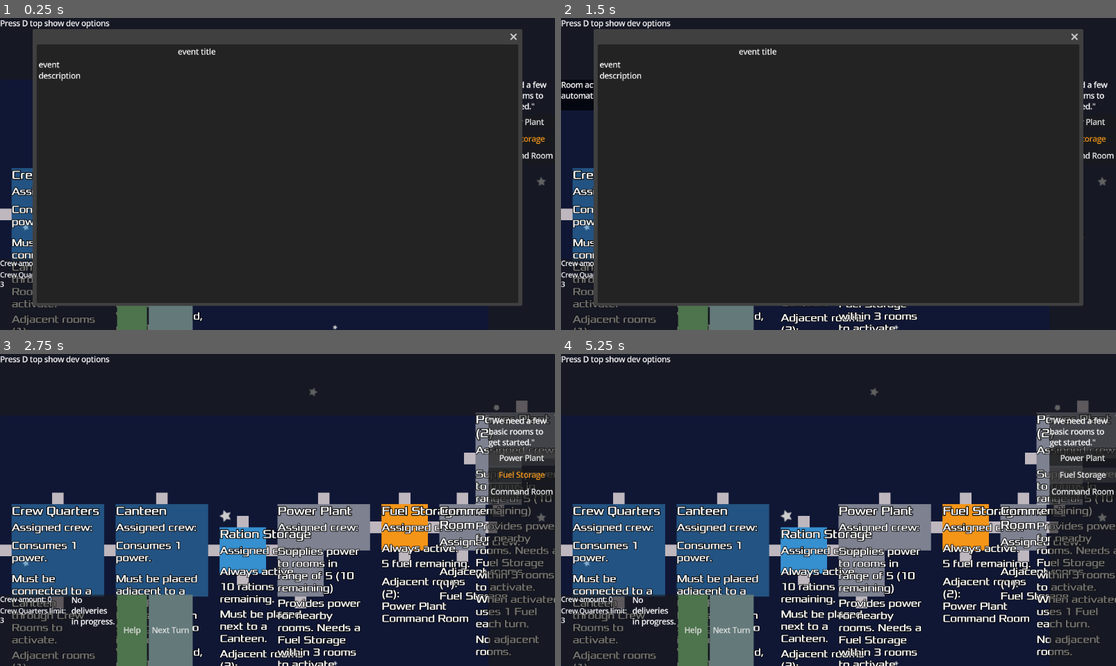
Above: before the commit, frames 1-4 (two rows, left to right).
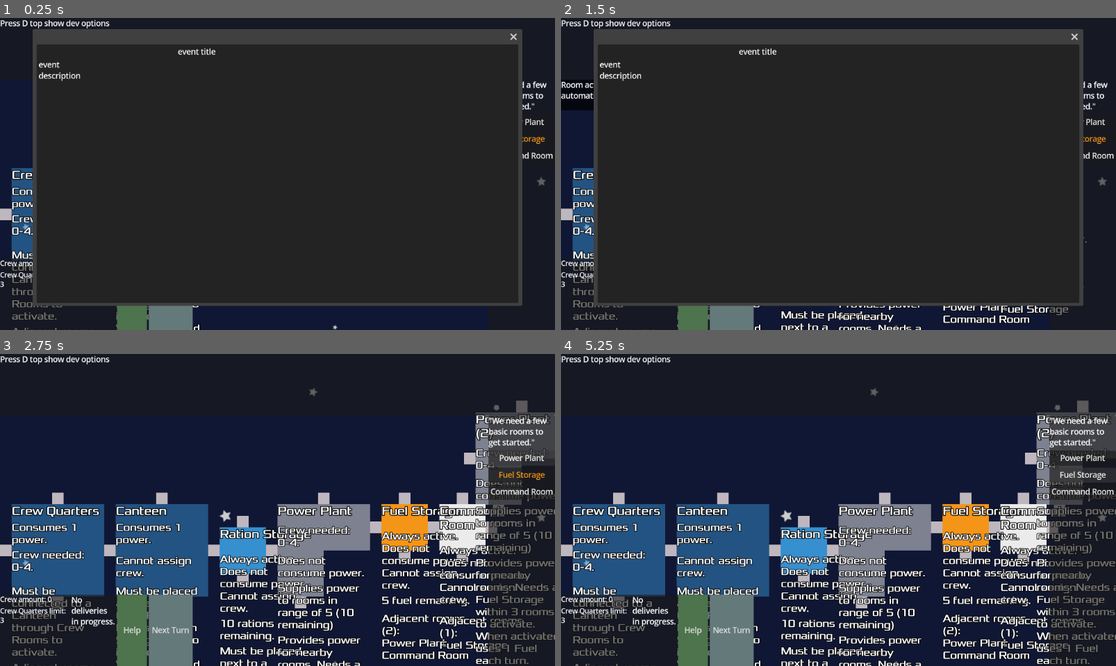
Above: after the commit, the same moments.

Repository: juhanikat/mothership
Game: Godot game, scene res://scenes/main.tscn
Same seed, same stepped clock (60 frames per second), same inputs: the game is played once before the commit and once after it. The engine's default icon, where the game draws it, is replaced by a stand-in: a white triangle on a blue panel in a dark square.
Inputs:
- Up to frame 1 (0.25 s): no input
- Up to frame 2 (1.5 s): click "Next Turn" at 0.5 s; click "Next Turn" at 1.25 s
- Up to frame 3 (2.75 s): click "Power Plant" at 2 s
- Up to frame 4 (5.25 s): click "Fuel Storage" at 2.75 s; click "Command Room" at 3.5 s; click "Power Plant" at 4.25 s; click "Fuel Storage" at 5 s

The runs differ from the first frame. In frame 1, 1.0% of the frame differs, in the area x 2-37%, y 54-100%; in frame 2, 2.5%; in frame 3, 17%; in frame 4, 17%, in the area x 2-100%, y 29-100%.

Commit message:
added min and max crew amounts to rooms, other small fixes

Diff:
--- a/data_scripts/RoomData.gd
+++ b/data_scripts/RoomData.gd
@@ -73,7 +73,10 @@
 	"room_shape": RoomShape.SmallSquareShape,
 	"room_desc": "",
 	"room_category": RoomCategory.SPECIAL_ROOM,
-	"power_usage": 0
+	"power_usage": 0,
+	"crew_needed": {"min": 0, "max": 0},
+	"always_activated": true,
+
 }
 
 const _power_plant_data: Dictionary[String, Variant] = {
@@ -82,6 +85,7 @@
 	"room_desc": "Provides power for nearby rooms. Needs a Fuel Storage within 3 rooms to activate. When activated, uses 1 Fuel each turn.",
 	"room_category": RoomCategory.SPECIAL_ROOM,
 	"power_usage": 0,
+	"crew_needed": {"min": 0, "max": 4},
 	"power_supply": {"capacity": 10, "range": 5}
 }
 
@@ -90,7 +94,8 @@
 	"room_shape": RoomShape.BigSquareShape,
 	"room_desc": "Allows importing resources such as fuel. Each delivery takes 3 turns to complete, and the room is locked in a powered state during that time.",
 	"room_category": RoomCategory.SPECIAL_ROOM,
-	"power_usage": 1
+	"power_usage": 1,
+	"crew_needed": {"min": 0, "max": 0},
 }
 
 
@@ -104,6 +109,7 @@
 	"room_category": RoomCategory.CREW_ROOM,
 	"power_usage": 1,
 	"crew_amount": 4,
+	"crew_needed": {"min": 0, "max": 4},
 	"cannot_be_deactivated": true
 }
 
@@ -112,7 +118,8 @@
 	"room_shape": RoomShape.BigSquareShape,
 	"room_desc": "Must be placed adjacent to a Crew Room. Needs a Ration Storage next to it to activate. When activated, uses 1 Ration each turn.",
 	"room_category": RoomCategory.CREW_ROOM,
-	"power_usage": 1
+	"power_usage": 1,
+	"crew_needed": {"min": 0, "max": 0},
 }
 
 const _lavatory_data: Dictionary[String, Variant] = {
@@ -120,7 +127,8 @@
 	"room_shape": RoomShape.TShape,
 	"room_desc": "Must be placed adjacent to a Crew Room. There must be a Waste Processing Plant on the station to activate.",
 	"room_category": RoomCategory.CREW_ROOM,
-	"power_usage": 1
+	"power_usage": 1,
+	"crew_needed": {"min": 0, "max": 0},
 }
 
 const _ration_storage_data: Dictionary[String, Variant] = {
@@ -130,7 +138,8 @@
 	"room_category": RoomCategory.CREW_ROOM,
 	"always_activated": true,
 	"power_usage": 0,
-	"rations_amount": 10
+	"rations_amount": 10,
+	"crew_needed": {"min": 0, "max": 0},
 }
 
 
@@ -143,7 +152,8 @@
 					Adds one fuel to the nearest Fuel Storage for every two lavatories
 					that are activated at the end of the turn.",
 	"room_category": RoomCategory.MAINTENANCE_ROOM,
-	"power_usage": 2
+	"power_usage": 2,
+	"crew_needed": {"min": 0, "max": 0},
 }
 
 const _cable_duct_data: Dictionary[String, Variant] = {
@@ -152,7 +162,8 @@
 	"room_desc": "",
 	"room_category": RoomCategory.MAINTENANCE_ROOM,
 	"power_usage": 0,
-	"accessible_by_crew": false
+	"accessible_by_crew": false,
+	"crew_needed": {"min": 0, "max": 0},
 }
 
 const _fuel_storage_data: Dictionary[String, Variant] = {
@@ -162,7 +173,8 @@
 	"room_category": RoomCategory.MAINTENANCE_ROOM,
 	"power_usage": 0,
 	"always_activated": true,
-	"fuel_amount": 5
+	"fuel_amount": 5,
+	"crew_needed": {"min": 0, "max": 0},
 }
 
 const _placeholder_room_data: Dictionary[String, Variant] = {
@@ -171,7 +183,8 @@
 	"room_desc": "A placeholder room can be replaced by another room of the same size.",
 	"room_category": RoomCategory.MAINTENANCE_ROOM,
 	"power_usage": 0,
-	"always_deactivated": true
+	"always_deactivated": true,
+	"crew_needed": {"min": 0, "max": 0},
 }
 
 
@@ -185,7 +198,8 @@
 	"room_category": RoomCategory.LUXURY_ROOM,
 	"power_usage": 0,
 	"crew_quarters_limit_increase": 2,
-	"always_activated": true
+	"always_activated": true,
+	"crew_needed": {"min": 0, "max": 0},
 }
 
 
@@ -197,7 +211,8 @@
 	"room_shape": RoomShape.LShape,
 	"room_desc": "",
 	"room_category": RoomCategory.RESEARCH_ROOM,
-	"power_usage": 1
+	"power_usage": 1,
+	"crew_needed": {"min": 0, "max": 0},
 }
 
 const _weapons_research_data: Dictionary[String, Variant] = {
@@ -205,7 +220,8 @@
 	"room_shape": RoomShape.TShape,
 	"room_desc": "Unlocks new rooms.",
 	"room_category": RoomCategory.RESEARCH_ROOM,
-	"power_usage": 1
+	"power_usage": 1,
+	"crew_needed": {"min": 0, "max": 0},
 }
 
 const _data_analysis_data: Dictionary[String, Variant] = {
@@ -213,7 +229,8 @@
 	"room_shape": RoomShape.LShape,
 	"room_desc": "If activated at the start of a turn, adds an extra room option to choose from.",
 	"room_category": RoomCategory.RESEARCH_ROOM,
-	"power_usage": 1
+	"power_usage": 1,
+	"crew_needed": {"min": 0, "max": 0},
 }
 
 
@@ -225,5 +242,6 @@
 	"room_shape": RoomShape.SmallSquareShape,
 	"room_desc": "Contains weapons to help your crew fight intruders.",
 	"room_category": RoomCategory.EMERGENCY_ROOM,
-	"power_usage": 1
-}
+	"power_usage": 1,
+	"crew_needed": {"min": 0, "max": 0},
+	}
--- a/gameplay_scripts/room/RoomGameplay.gd
+++ b/gameplay_scripts/room/RoomGameplay.gd
@@ -11,6 +11,7 @@
 var accessible_by_crew: bool = true
 
 var power_usage: int
+var crew_needed = {} # with keys "min" and "max", if assigned crew is less than min, the room cannot be activated.
 
 # FOR CARGO BAY
 var order_in_progress: bool = false
@@ -25,12 +26,12 @@
 var rations_remaining: int = 0
 
 # FOR POWER SUPPLIERS
-var power_supply = { }
+var power_supply = { } # "capacity" and "range"
 var supplies_to: Array[Room] = []
 
 # FOR CREW SUPPLIERS
 var crew_amount: int = 0 # amount of Crew this CrewQuarters will give once activated
-var living_crew: Array[CrewMember] = [] # Array of CrewMembers sleeping here NOTE not used atm?
+# NOTE: Assigned crew are children of a node in the Room scene, there is no list for them
 var _data: Dictionary[String, Variant]
 
 @onready var parent_room: Room
@@ -63,6 +64,7 @@
 		rations_remaining = _data["rations_amount"]
 
 	power_usage = _data["power_usage"]
+	crew_needed = _data["crew_needed"]
 
 	always_activated = _data.get("always_activated", false)
 	always_deactivated = _data.get("always_deactivated", false)
@@ -71,6 +73,12 @@
 
 	GlobalSignals.room_connected.connect(_on_room_connected)
 	GlobalSignals.cargo_bay_order_made.connect(_on_cargo_bay_order_made)
+
+
+func get_crew() -> Array[CrewMember]:
+	var all_crew_nodes: Array[CrewMember] = []
+	all_crew_nodes.assign(parent_room.crew_member_node.get_children())
+	return all_crew_nodes
 
 
 ## Called when a deactivated room is middle-clicked. Calls lots of other functions depending on room type.
@@ -86,6 +94,11 @@
 		sufficient_power_supplier = _find_power_supplier()
 		if not sufficient_power_supplier:
 			return false
+
+	if len(get_crew()) < crew_needed.min:
+		GlobalNotice.display("Cannot activate room: It needs at least %s crew members." % [str(crew_needed.min)], "warning")
+		return false
+
 
 	activated = _try_to_activate()
 	if activated:
@@ -131,18 +144,48 @@
 
 
 ## Assings a crew member to this room, removing them from their previous room. Also updates both affected room_info nodes.
-func assign_crew(crew_member: CrewMember) -> void:
+func assign_crew(crew_member: CrewMember) -> bool:
+	if len(get_crew()) == crew_needed.max:
+		GlobalNotice.display("Cannot assign crew to %s: The maximum amount is %s." % [str(parent_room.room_name), str(crew_needed.min)], "warning")
+		return false
+
 	var previous_room: Room = crew_member.assigned_to
 	if previous_room:
 		if previous_room == parent_room:
-			return
-		previous_room.crew_member_node.remove_child(crew_member)
-		previous_room.room_info.update_assigned_crew_container(previous_room.crew_member_node.get_children())
+			return false
+		var crew_unassigned = previous_room.gameplay._unassign_crew(crew_member)
+		if not crew_unassigned:
+			return false
+
 	crew_member.assigned_to = parent_room
 	parent_room.crew_member_node.add_child(crew_member)
 	parent_room.room_info.update_assigned_crew_container(parent_room.crew_member_node.get_children())
 	crew_member.hide()
 	parent_room.highlight(1)
+
+	match parent_room_type:
+		RoomType.POWER_PLANT:
+			power_supply.capacity += 5
+			parent_room.room_info.update_power_supply_label(power_supply)
+
+	return true
+
+## Only call this if the crew member is actually assigned here.
+func _unassign_crew(crew_member: CrewMember) -> bool:
+	assert(crew_member in parent_room.crew_member_node.get_children(), "Crew member is not assigned to this room.")
+	if len(get_crew()) == crew_needed.min:
+		GlobalNotice.display("Cannot unassign crew from %s: It needs at least %s crew members." % [str(parent_room.room_name), str(crew_needed.min)], "warning")
+		return false
+
+	parent_room.crew_member_node.remove_child(crew_member)
+	parent_room.room_info.update_assigned_crew_container(parent_room.crew_member_node.get_children())
+	crew_member.assigned_to = null
+
+	match parent_room_type:
+		RoomType.POWER_PLANT:
+			power_supply.capacity -= 5
+
+	return true
 
 
 ## Called by main when the turn is advanced. Does not listen to a signal because things need to be done in order,
--- a/gameplay_scripts/room/room.gd
+++ b/gameplay_scripts/room/room.gd
@@ -162,8 +162,9 @@
 				# there should be only one CrewMember in the picked_crew Array
 				picked_crew[0].picked = false
 				picked_crew[0].hide()
-				gameplay.assign_crew(picked_crew[0])
-				GlobalNotice.display("Moved crew member to another room.")
+				var crew_assigned = gameplay.assign_crew(picked_crew[0])
+				if crew_assigned:
+					GlobalNotice.display("Moved crew member to another room.")
 			else:
 				var assigned_crew = get_tree().get_nodes_in_group("CrewMember").filter(func(crew: CrewMember): return crew.assigned_to == self)
 				if len(assigned_crew) > 0:
--- a/gameplay_scripts/room/room_info.gd
+++ b/gameplay_scripts/room/room_info.gd
@@ -5,6 +5,7 @@
 @export var assigned_crew_members_container_label: RichTextLabel
 @export var room_name_label: RichTextLabel
 @export var power_usage_label: RichTextLabel
+@export var crew_needed_label: RichTextLabel
 @export var traits_label: RichTextLabel
 @export var resource_label: RichTextLabel
 @export var description_label: RichTextLabel
@@ -14,9 +15,10 @@
 var crew_member_scene = load("res://scenes/crew_member.tscn")
 
 # used to easily change e.g. which labels should be hidden if the room is not hovered over
+# MANUAL means that the element is explicitly shown using show() in code.
 @onready var show_element = {
 	assigned_crew_members_container: "ON_HOVER",
-	assigned_crew_members_container_label: "ON_HOVER",
+	assigned_crew_members_container_label: "MANUAL",
 	room_name_label: "ALWAYS",
 	power_usage_label: "ALWAYS",
 	traits_label: "ON_HOVER",
@@ -27,13 +29,17 @@
 
 var parent_room: Room
 var relative_pos = Vector2(-150, -75)
+var default_size: Vector2 # this is set to be the same size as the node appears in the editor
 var hovering: bool = false
 
 var crew_texture = load("res://icon.svg")
 
 func _ready() -> void:
+	default_size = size
+	assigned_crew_members_container_label.hide()
 	for element in show_element:
 		# show everything while the room is being placed
+		if show_element[element] != "MANUAL":
 			element.show()
 
 
@@ -47,6 +53,12 @@
 	else:
 		room_name_label.text = _data["room_name"]
 
+	traits_label.text = ""
+	if "always_activated" in _data:
+		traits_label.text += "Always active. \n"
+	if "always_deactivated" in _data:
+		traits_label.text += "Cannot be activated. \n"
+
 	var power_usage = _data["power_usage"]
 	if power_usage == 0:
 		power_usage_label.text = ""
@@ -54,11 +66,12 @@
 	else:
 		power_usage_label.text = "Consumes %s power." % [str(power_usage)]
 
-	traits_label.text = ""
-	if "always_activated" in _data:
-		traits_label.text += "Always active. \n"
-	if "always_deactivated" in _data:
-		traits_label.text += "Cannot be activated. \n"
+	var crew_needed = _data["crew_needed"]
+	if crew_needed.min == 0 and crew_needed.max == 0:
+		crew_needed_label.text = ""
+		traits_label.text += "Cannot assign crew. \n"
+	else:
+		crew_needed_label.text = "Crew needed: %s-%s." % [str(crew_needed.min), str(crew_needed.max)]
 
 	resource_label.text = ""
 
@@ -90,17 +103,13 @@
 			continue
 		info_node.hide()
 
-	#var stylebox: StyleBoxFlat = get_theme_stylebox("panel").duplicate()
-	#stylebox.set("bg_color", Color(0.0, 0.0, 0.0, 1.0))
-	#add_theme_stylebox_override("panel", stylebox)
-
 
 func shrink_info() -> void:
 	for element in show_element:
 		if show_element[element] == "ON_HOVER":
 			element.hide()
 	z_index = 0
-	reset_size()
+	set_size(default_size)
 
 	var stylebox: StyleBoxFlat = get_theme_stylebox("panel").duplicate()
 	stylebox.set("bg_color", Color(0.0, 0.0, 0.0, 0.0))
@@ -140,3 +149,7 @@
 		crew_name_label.text = crew_member.crewmember_name
 		parent_room.room_info.assigned_crew_members_container.add_child(crew_name_label)
 		crew_name_label.show()
+	if len(current_crew) == 0:
+		assigned_crew_members_container_label.hide()
+	else:
+		assigned_crew_members_container_label.show()
--- a/global_scripts/EventData.gd
+++ b/global_scripts/EventData.gd
@@ -16,7 +16,7 @@
 
 var _shock_1_data = {
 	"title": "A wave sweeps over the station",
-	"description": "The force of the anomaly is not enough to cause injury, but it is enough to wake you up. The entire station has apparently experienced periodic electromagnetic pulses for the last few hours, with the latest one being the strongest one yet.
+	"description": "The force of the anomaly is not enough to cause injury, but it is enough to wake you up. The entire station has apparently experienced periodic electromagnetic pulses for the last few hours, with this latest one being the strongest yet.
 
 	\"We're still investigating, but it doesn't seem to be originating from any machinery. Nothing's damaged yet either, but that might change soon.\"
 	",
--- a/scenes/room_info.tscn
+++ b/scenes/room_info.tscn
@@ -6,19 +6,20 @@
 [sub_resource type="StyleBoxFlat" id="StyleBoxFlat_8n8ci"]
 bg_color = Color(0.6, 0.6, 0.6, 0)
 
-[node name="RoomInfo" type="PanelContainer" node_paths=Packe …(90 unchanged characters)… room_name_label", "power_usage_label", "traits_label", "resource_label", "descri …(89 unchanged characters)…
+[node name="RoomInfo" type="PanelContainer" node_paths=Packe …(90 unchanged characters)… room_name_label", "power_usage_label", "crew_needed_label", "traits_label", "resource_label", "descri …(89 unchanged characters)…
 anchors_preset = -1
-anchor_right = 0.111
-anchor_bottom = 0.276
-offset_right = 0.127991
-offset_bottom = 0.151978
+anchor_right = 0.132
+anchor_bottom = 0.316
+offset_right = -0.0639954
+offset_bottom = 0.231995
 mouse_filter = 2
 theme_override_styles/panel = SubResource("StyleBoxFlat_8n8ci")
 script = ExtResource("1_8n8ci")
 assigned_crew_members_container = NodePath("VBoxContainer/AssignedCrewMembers")
 assigned_crew_members_container_label = NodePath("VBoxContainer/AssignedCrewmembersLabel")
-room_name_label = NodePath("VBoxContainer/TitleContainer/RoomName")
+room_name_label = NodePath("VBoxContainer/RoomName")
 power_usage_label = NodePath("VBoxContainer/PowerUsage")
+crew_needed_label = NodePath("VBoxContainer/CrewNeeded")
 traits_label = NodePath("VBoxContainer/TraitsLabel")
 resource_label = NodePath("VBoxContainer/ResourceLabel")
 description_label = NodePath("VBoxContainer/DescriptionLabel")
@@ -32,11 +33,7 @@
 mouse_filter = 2
 metadata/_edit_use_anchors_ = true
 
-[node name="TitleContainer" type="HBoxContainer" parent="VBoxContainer"]
-layout_mode = 2
-mouse_filter = 2
-
-[node name="RoomName" type="RichTextLabel" parent="VBoxContainer/TitleContainer"]
+[node name="RoomName" type="RichTextLabel" parent="VBoxContainer"]
 layout_mode = 2
 size_flags_horizontal = 3
 mouse_filter = 2
@@ -44,6 +41,25 @@
 theme_override_fonts/normal_font = ExtResource("2_lgln2")
 theme_override_font_sizes/normal_font_size = 16
 text = "room name"
+fit_content = true
+
+[node name="PowerUsage" type="RichTextLabel" parent="VBoxContainer"]
+layout_mode = 2
+mouse_filter = 2
+theme_override_constants/outline_size = 6
+theme_override_fonts/normal_font = ExtResource("2_lgln2")
+theme_override_font_sizes/normal_font_size = 14
+text = "power usage"
+fit_content = true
+
+[node name="CrewNeeded" type="RichTextLabel" parent="VBoxContainer"]
+layout_mode = 2
+size_flags_horizontal = 3
+mouse_filter = 2
+theme_override_constants/outline_size = 6
+theme_override_fonts/normal_font = ExtResource("2_lgln2")
+theme_override_font_sizes/normal_font_size = 14
+text = "Crew needed: x-y"
 fit_content = true
 
 [node name="AssignedCrewmembersLabel" type="RichTextLabel" parent="VBoxContainer"]
@@ -59,15 +75,6 @@
 layout_mode = 2
 size_flags_vertical = 4
 mouse_filter = 2
-
-[node name="PowerUsage" type="RichTextLabel" parent="VBoxContainer"]
-layout_mode = 2
-mouse_filter = 2
-theme_override_constants/outline_size = 6
-theme_override_fonts/normal_font = ExtResource("2_lgln2")
-theme_override_font_sizes/normal_font_size = 14
-text = "power usage"
-fit_content = true
 
 [node name="TraitsLabel" type="RichTextLabel" parent="VBoxContainer"]
 layout_mode = 2
